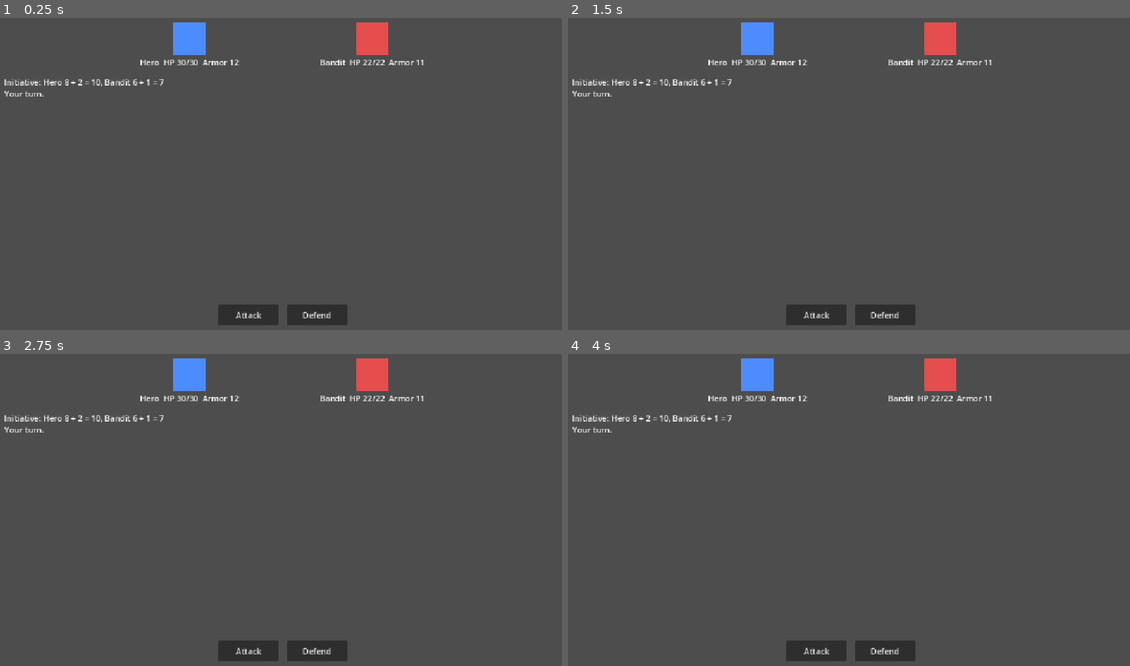
Above: before the commit, frames 1-4 (two rows, left to right).
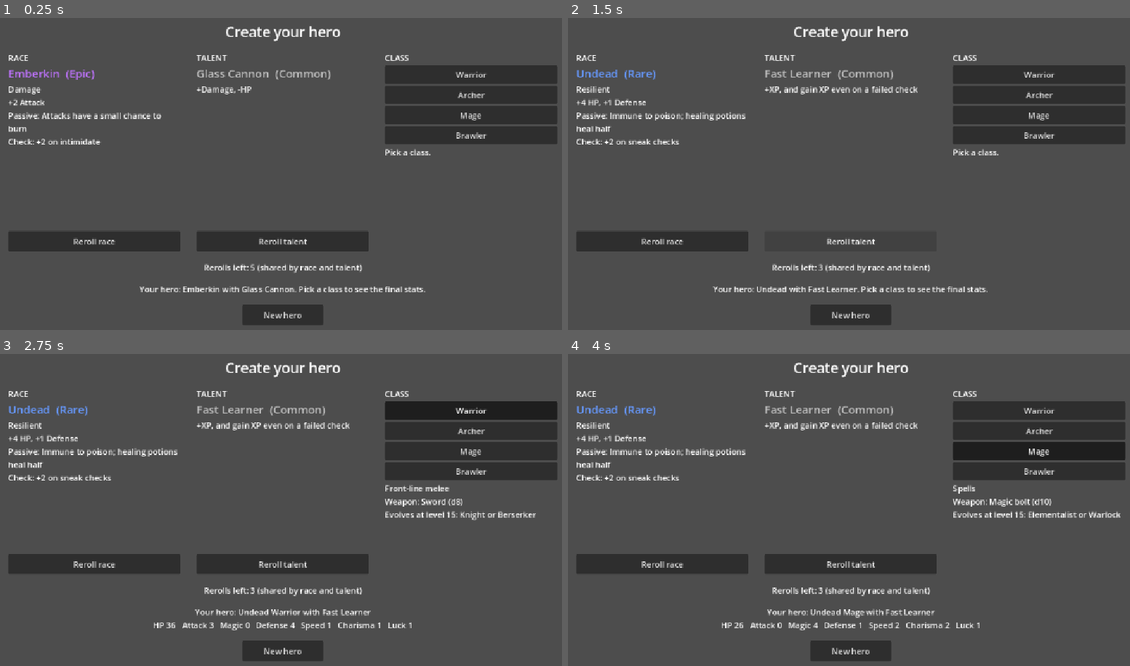
Above: after the commit, the same moments.

Repository: khasmn/project-k
Game: Godot game, scene res://scenes/character/character_creation.tscn
The game is run twice, just before and just after one commit, with the same random seed, the same clock (stepped at 60 frames per second) and the same inputs. Before the commit the project starts from res://scenes/combat/combat.tscn.
Inputs (mouse positions are in pixels of both pictures, inside the frame that each line leads up to):
- Up to frame 1 (0.25 s): no input
- Up to frame 2 (1.5 s): click (663, 242) at 0.5 s, where only the run after the commit has a clickable "Reroll race"; click (849, 242) at 1.25 s, where only the run after the commit has a clickable "Reroll talent"
- Up to frame 3 (2.75 s): click (472, 410) at 2 s, where only the run after the commit has a clickable "Warrior"
- Up to frame 4 (4 s): click (1040, 432) at 2.75 s, where only the run after the commit has a clickable "Archer"; click (1040, 450) at 3.5 s, where only the run after the commit has a clickable "Mage"

The runs differ from the first frame. In frame 1, 16% of the frame differs, in the area x 0-100%, y 1-99%; in frame 2, 15%; in frame 3, 17%; in frame 4, 17%.

Commit message:
Add character creation screen: rarity rolls, shared rerolls, class pick
Co-Authored-By: Claude Opus 5.5 <noreply@anthropic.com>

Diff:
--- /dev/null
+++ b/data/classes.json
@@ -0,0 +1,10 @@
+{
+	"warrior": {"name": "Warrior", "role": "Front-line melee", "weapon": "Sword", "damage_die": 8, "attack_stat": "attack", "evolves": "Knight or Berserker",
+		"stats": {"hp": 32, "attack": 3, "magic": 0, "defense": 3, "speed": 1, "charisma": 1, "luck": 1}},
+	"archer": {"name": "Archer", "role": "Ranged damage", "weapon": "Bow", "damage_die": 8, "attack_stat": "attack", "evolves": "Ranger or Sharpshooter",
+		"stats": {"hp": 26, "attack": 3, "magic": 0, "defense": 1, "speed": 3, "charisma": 1, "luck": 2}},
+	"mage": {"name": "Mage", "role": "Spells", "weapon": "Magic bolt", "damage_die": 10, "attack_stat": "magic", "evolves": "Elementalist or Warlock",
+		"stats": {"hp": 22, "attack": 0, "magic": 4, "defense": 0, "speed": 2, "charisma": 2, "luck": 1}},
+	"brawler": {"name": "Brawler", "role": "Fast unarmed combos", "weapon": "Fists", "damage_die": 6, "attack_stat": "attack", "evolves": "Monk or Pit Fighter",
+		"stats": {"hp": 28, "attack": 2, "magic": 0, "defense": 2, "speed": 4, "charisma": 1, "luck": 1}}
+}
--- /dev/null
+++ b/data/races.json
@@ -0,0 +1,11 @@
+{
+	"human": {"name": "Human", "rarity": "common", "role": "Balanced", "stats": {"charisma": 1, "luck": 1}, "passive": "+10% XP", "check_bonus": "+2 on talk checks"},
+	"elf": {"name": "Elf", "rarity": "common", "role": "Agile", "stats": {"speed": 2}, "passive": "Wins tied initiative", "check_bonus": "+2 on spotting hidden things"},
+	"orc": {"name": "Orc", "rarity": "common", "role": "Brute", "stats": {"attack": 2, "charisma": -1}, "passive": "+Attack, -Charisma", "check_bonus": "+2 on intimidate"},
+	"dwarf": {"name": "Dwarf", "rarity": "uncommon", "role": "Sturdy", "stats": {"hp": 4, "defense": 1}, "passive": "Resists poison", "check_bonus": "+2 on lock and trap checks"},
+	"ironhide": {"name": "Ironhide", "rarity": "uncommon", "role": "Tank", "stats": {"defense": 2, "speed": -1}, "passive": "High Defense, low Speed", "check_bonus": "+2 on strength checks"},
+	"undead": {"name": "Undead", "rarity": "rare", "role": "Resilient", "stats": {"hp": 4, "defense": 1}, "passive": "Immune to poison; healing potions heal half", "check_bonus": "+2 on sneak checks"},
+	"mossfolk": {"name": "Mossfolk", "rarity": "rare", "role": "Sustain", "stats": {"hp": 4}, "passive": "Regenerate a little HP each turn", "check_bonus": "+2 on nature and herb checks"},
+	"emberkin": {"name": "Emberkin", "rarity": "epic", "role": "Damage", "stats": {"attack": 2}, "passive": "Attacks have a small chance to burn", "check_bonus": "+2 on intimidate"},
+	"glimmerfae": {"name": "Glimmerfae", "rarity": "legendary", "role": "Magic", "stats": {"magic": 3, "hp": -6}, "passive": "High Magic, low HP", "check_bonus": "+2 on magic checks"}
+}
--- /dev/null
+++ b/data/talents.json
@@ -0,0 +1,9 @@
+{
+	"fast_learner": {"name": "Fast Learner", "rarity": "common", "effect": "+XP, and gain XP even on a failed check"},
+	"glass_cannon": {"name": "Glass Cannon", "rarity": "common", "effect": "+Damage, -HP"},
+	"bloodlust": {"name": "Bloodlust", "rarity": "uncommon", "effect": "Heal a little on each kill"},
+	"silver_tongue": {"name": "Silver Tongue", "rarity": "uncommon", "effect": "Advantage on persuasion checks"},
+	"lucky": {"name": "Lucky", "rarity": "rare", "effect": "Reroll one natural 1 per fight; better loot"},
+	"keen_eye": {"name": "Keen Eye", "rarity": "rare", "effect": "Critical hit on 19 or 20"},
+	"second_wind": {"name": "Second Wind", "rarity": "epic", "effect": "Survive one lethal hit per run"}
+}
--- a/project.godot
+++ b/project.godot
@@ -11,7 +11,7 @@
 [application]
 
 config/name="ProjectK"
-run/main_scene="res://scenes/combat/combat.tscn"
+run/main_scene="res://scenes/character/character_creation.tscn"
 config/features=PackedStringArray("4.7", "GL Compatibility")
 config/icon="res://icon.svg"
 
--- /dev/null
+++ b/scenes/character/character_creation.tscn
@@ -0,0 +1,127 @@
+[gd_scene load_steps=2 format=3]
+
+[ext_resource type="Script" path="res://scripts/character/character_creation.gd" id="1"]
+
+[node name="CharacterCreation" type="Control"]
+layout_mode = 3
+anchors_preset = 15
+anchor_right = 1.0
+anchor_bottom = 1.0
+grow_horizontal = 2
+grow_vertical = 2
+script = ExtResource("1")
+
+[node name="Margin" type="MarginContainer" parent="."]
+layout_mode = 1
+anchors_preset = 15
+anchor_right = 1.0
+anchor_bottom = 1.0
+grow_horizontal = 2
+grow_vertical = 2
+theme_override_constants/margin_left = 32
+theme_override_constants/margin_top = 24
+theme_override_constants/margin_right = 32
+theme_override_constants/margin_bottom = 24
+
+[node name="VBox" type="VBoxContainer" parent="Margin"]
+layout_mode = 2
+theme_override_constants/separation = 20
+
+[node name="Title" type="Label" parent="Margin/VBox"]
+layout_mode = 2
+theme_override_font_sizes/font_size = 28
+text = "Create your hero"
+horizontal_alignment = 1
+
+[node name="Columns" type="HBoxContainer" parent="Margin/VBox"]
+layout_mode = 2
+size_flags_vertical = 3
+theme_override_constants/separation = 32
+
+[node name="RaceColumn" type="VBoxContainer" parent="Margin/VBox/Columns"]
+layout_mode = 2
+size_flags_horizontal = 3
+
+[node name="Header" type="Label" parent="Margin/VBox/Columns/RaceColumn"]
+layout_mode = 2
+text = "RACE"
+
+[node name="RaceName" type="Label" parent="Margin/VBox/Columns/RaceColumn"]
+unique_name_in_owner = true
+layout_mode = 2
+theme_override_font_sizes/font_size = 22
+
+[node name="RaceInfo" type="Label" parent="Margin/VBox/Columns/RaceColumn"]
+unique_name_in_owner = true
+custom_minimum_size = Vector2(200, 0)
+layout_mode = 2
+size_flags_vertical = 3
+autowrap_mode = 3
+
+[node name="RerollRaceButton" type="Button" parent="Margin/VBox/Columns/RaceColumn"]
+unique_name_in_owner = true
+custom_minimum_size = Vector2(0, 40)
+layout_mode = 2
+text = "Reroll race"
+
+[node name="TalentColumn" type="VBoxContainer" parent="Margin/VBox/Columns"]
+layout_mode = 2
+size_flags_horizontal = 3
+
+[node name="Header" type="Label" parent="Margin/VBox/Columns/TalentColumn"]
+layout_mode = 2
+text = "TALENT"
+
+[node name="TalentName" type="Label" parent="Margin/VBox/Columns/TalentColumn"]
+unique_name_in_owner = true
+layout_mode = 2
+theme_override_font_sizes/font_size = 22
+
+[node name="TalentInfo" type="Label" parent="Margin/VBox/Columns/TalentColumn"]
+unique_name_in_owner = true
+custom_minimum_size = Vector2(200, 0)
+layout_mode = 2
+size_flags_vertical = 3
+autowrap_mode = 3
+
+[node name="RerollTalentButton" type="Button" parent="Margin/VBox/Columns/TalentColumn"]
+unique_name_in_owner = true
+custom_minimum_size = Vector2(0, 40)
+layout_mode = 2
+text = "Reroll talent"
+
+[node name="ClassColumn" type="VBoxContainer" parent="Margin/VBox/Columns"]
+layout_mode = 2
+size_flags_horizontal = 3
+
+[node name="Header" type="Label" parent="Margin/VBox/Columns/ClassColumn"]
+layout_mode = 2
+text = "CLASS"
+
+[node name="ClassButtons" type="VBoxContainer" parent="Margin/VBox/Columns/ClassColumn"]
+unique_name_in_owner = true
+layout_mode = 2
+
+[node name="ClassInfo" type="Label" parent="Margin/VBox/Columns/ClassColumn"]
+unique_name_in_owner = true
+custom_minimum_size = Vector2(200, 0)
+layout_mode = 2
+autowrap_mode = 3
+
+[node name="RerollsLabel" type="Label" parent="Margin/VBox"]
+unique_name_in_owner = true
+layout_mode = 2
+horizontal_alignment = 1
+
+[node name="HeroSummary" type="Label" parent="Margin/VBox"]
+unique_name_in_owner = true
+layout_mode = 2
+horizontal_alignment = 1
+autowrap_mode = 3
+
+[node name="NewHeroButton" type="Button" parent="Margin/VBox"]
+unique_name_in_owner = true
+custom_minimum_size = Vector2(160, 40)
+layout_mode = 2
+size_flags_horizontal = 4
+text = "New hero"
--- /dev/null
+++ b/scripts/character/character_creation.gd
@@ -0,0 +1,81 @@
+extends Control
+## Character creation screen: shows the rolled race and talent, shared rerolls, and class buttons.
+
+const RARITY_COLORS: Dictionary = {
+	"common": Color(0.75, 0.75, 0.75), "uncommon": Color(0.4, 0.85, 0.4), "rare": Color(0.4, 0.6, 1.0),
+	"epic": Color(0.75, 0.45, 1.0), "legendary": Color(1.0, 0.65, 0.2),
+}
+
+var draft: CharacterDraft
+var class_group: ButtonGroup = ButtonGroup.new()
+
+
+func _ready() -> void:
+	%RerollRaceButton.pressed.connect(func() -> void: draft.reroll_race(); _refresh())
+	%RerollTalentButton.pressed.connect(func() -> void: draft.reroll_talent(); _refresh())
+	%NewHeroButton.pressed.connect(_new_hero)
+	# One toggle button per class in classes.json. A ButtonGroup keeps only one pressed at a time.
+	for id in CharacterDraft.new().classes:
+		var button: Button = Button.new()
+		button.toggle_mode = true
+		button.button_group = class_group
+		button.custom_minimum_size = Vector2(0, 36)
+		button.pressed.connect(func() -> void: draft.class_id = id; _refresh())
+		%ClassButtons.add_child(button)
+	_new_hero()
+
+
+func _new_hero() -> void:
+	draft = CharacterDraft.new()
+	for button in %ClassButtons.get_children():
+		button.button_pressed = false
+	_refresh()
+
+
+func _refresh() -> void:
+	var race: Dictionary = draft.races[draft.race_id]
+	_show_rolled(%RaceName, race)
+	%RaceInfo.text = "%s\n%s\nPassive: %s\nCheck: %s" % [
+		race.role, _stat_changes(race.stats), race.passive, race.check_bonus]
+
+	var talent: Dictionary = draft.talents[draft.talent_id]
+	_show_rolled(%TalentName, talent)
+	%TalentInfo.text = talent.effect
+
+	var class_ids: Array = draft.classes.keys()
+	for i in class_ids.size():
+		%ClassButtons.get_child(i).text = draft.classes[class_ids[i]].name
+	if draft.class_id == "":
+		%ClassInfo.text = "Pick a class."
+	else:
+		var hero_class: Dictionary = draft.classes[draft.class_id]
+		%ClassInfo.text = "%s\nWeapon: %s (d%d)\nEvolves at level 15: %s" % [
+			hero_class.role, hero_class.weapon, hero_class.damage_die, hero_class.evolves]
+
+	%RerollsLabel.text = "Rerolls left: %d (shared by race and talent)" % draft.rerolls_left
+	%RerollRaceButton.disabled = draft.rerolls_left == 0
+	%RerollTalentButton.disabled = draft.rerolls_left == 0
+	%HeroSummary.text = _summary()
+
+
+func _show_rolled(label: Label, entry: Dictionary) -> void:
+	label.text = "%s  (%s)" % [entry.name, entry.rarity.capitalize()]
+	label.add_theme_color_override("font_color", RARITY_COLORS[entry.rarity])
+
+
+## "+2 Attack, -1 Charisma"
+func _stat_changes(changes: Dictionary) -> String:
+	var parts: PackedStringArray = []
+	for stat in changes:
+		parts.append("%+d %s" % [int(changes[stat]), "HP" if stat == "hp" else stat.capitalize()])
+	return ", ".join(parts)
+
+
+func _summary() -> String:
+	if draft.class_id == "":
+		return "Your hero: %s with %s. Pick a class to see the final stats." % [
+			draft.races[draft.race_id].name, draft.talents[draft.talent_id].name]
+	var s: Dictionary = draft.stats()
+	return "Your hero: %s %s with %s\nHP %d   Attack %d   Magic %d   Defense %d   Speed %d   Charisma %d   Luck %d" % [
+		draft.races[draft.race_id].name, draft.classes[draft.class_id].name, draft.talents[draft.talent_id].name,
+		s.hp, s.attack, s.magic, s.defense, s.speed, s.charisma, s.luck]
--- /dev/null
+++ b/scripts/character/character_draft.gd
@@ -0,0 +1,66 @@
+class_name CharacterDraft
+extends RefCounted
+## A hero being created: rolled race and talent, picked class, and the shared rerolls.
+
+const RARITY_CHANCES: Dictionary = {"common": 50, "uncommon": 25, "rare": 15, "epic": 8, "legendary": 2}
+const REROLLS: int = 5
+
+var races: Dictionary = _load("res://data/races.json")
+var talents: Dictionary = _load("res://data/talents.json")
+var classes: Dictionary = _load("res://data/classes.json")
+
+var race_id: String = roll_by_rarity(races)
+var talent_id: String = roll_by_rarity(talents)
+var class_id: String = ""
+var rerolls_left: int = REROLLS
+
+
+## Spend one shared reroll on the race. Returns false if none are left.
+func reroll_race() -> bool:
+	if rerolls_left == 0:
+		return false
+	rerolls_left -= 1
+	race_id = roll_by_rarity(races)
+	return true
+
+
+## Spend one shared reroll on the talent. Returns false if none are left.
+func reroll_talent() -> bool:
+	if rerolls_left == 0:
+		return false
+	rerolls_left -= 1
+	talent_id = roll_by_rarity(talents)
+	return true
+
+
+## Final stats: the class's base stats plus the race's changes. Needs a class picked.
+func stats() -> Dictionary:
+	var result: Dictionary = {}
+	for stat in classes[class_id].stats:
+		result[stat] = int(classes[class_id].stats[stat]) + int(races[race_id].stats.get(stat, 0))
+	return result
+
+
+## Roll a rarity (Common 50%, Uncommon 25%, Rare 15%, Epic 8%, Legendary 2%), then a random
+## entry of that rarity. Rarities with no entries are skipped and the others scale up.
+static func roll_by_rarity(entries: Dictionary) -> String:
+	var ids_by_rarity: Dictionary = {}
+	for id in entries:
+		ids_by_rarity.get_or_add(entries[id].rarity, []).append(id)
+	var total: int = 0
+	for rarity in RARITY_CHANCES:
+		if ids_by_rarity.has(rarity):
+			total += RARITY_CHANCES[rarity]
+	var pick: int = Dice.roll(total)
+	for rarity in RARITY_CHANCES:
+		if not ids_by_rarity.has(rarity):
+			continue
+		pick -= RARITY_CHANCES[rarity]
+		if pick <= 0:
+			var ids: Array = ids_by_rarity[rarity]
+			return ids[Dice.roll(ids.size()) - 1]
+	return ""
+
+
+static func _load(path: String) -> Dictionary:
+	return JSON.parse_string(FileAccess.get_file_as_string(path))
--- /dev/null
+++ b/tests/test_character.gd
@@ -0,0 +1,57 @@
+extends SceneTree
+## Character creation self-check. Run from the project folder:
+## /Applications/Godot.app/Contents/MacOS/Godot --headless --script res://tests/test_character.gd
+
+const ROLLS: int = 20000
+
+var failed: bool = false
+
+
+func _init() -> void:
+	var draft: CharacterDraft = CharacterDraft.new()
+
+	# Races: each rarity comes up about as often as its chance.
+	var counts: Dictionary = _rarity_counts(draft.races)
+	for rarity in CharacterDraft.RARITY_CHANCES:
+		var percent: float = 100.0 * counts.get(rarity, 0) / ROLLS
+		_check(absf(percent - CharacterDraft.RARITY_CHANCES[rarity]) < 1.5, "race %s at %.1f%%" % [rarity, percent])
+
+	# Talents have no Legendary yet: it never comes up, Common scales to 50/98.
+	var talent_counts: Dictionary = _rarity_counts(draft.talents)
+	_check(not talent_counts.has("legendary"), "rolled a talent rarity that doesn't exist")
+	_check(absf(100.0 * talent_counts.common / ROLLS - 51.0) < 1.5, "talent chances didn't scale up")
+
+	# 5 rerolls shared between race and talent, then no more.
+	for i in 3:
+		_check(draft.reroll_race(), "race reroll refused early")
+	for i in 2:
+		_check(draft.reroll_talent(), "talent reroll refused early")
+	_check(draft.rerolls_left == 0, "reroll counter wrong")
+	_check(not draft.reroll_race() and not draft.reroll_talent(), "6th reroll allowed")
+
+	# Stats = class base + race change.
+	draft.race_id = "glimmerfae"
+	draft.class_id = "mage"
+	var stats: Dictionary = draft.stats()
+	_check(stats.hp == 16 and stats.magic == 7 and stats.attack == 0, "stats math wrong: %s" % stats)
+
+	if failed:
+		quit(1)
+		return
+	print("Character OK  (races: %s)" % counts)
+	quit()
+
+
+func _rarity_counts(entries: Dictionary) -> Dictionary:
+	var counts: Dictionary = {}
+	for i in ROLLS:
+		var rarity: String = entries[CharacterDraft.roll_by_rarity(entries)].rarity
+		counts[rarity] = counts.get(rarity, 0) + 1
+	return counts
+
+
+# assert() doesn't stop a headless run, so record failures and exit with code 1.
+func _check(ok: bool, message: String) -> void:
+	if not ok:
+		printerr("FAIL: " + message)
+		failed = true
Not shown, added: scripts/character/character_creation.gd.uid
Not shown, added: scripts/character/character_draft.gd.uid
Not shown, added: tests/test_character.gd.uid
